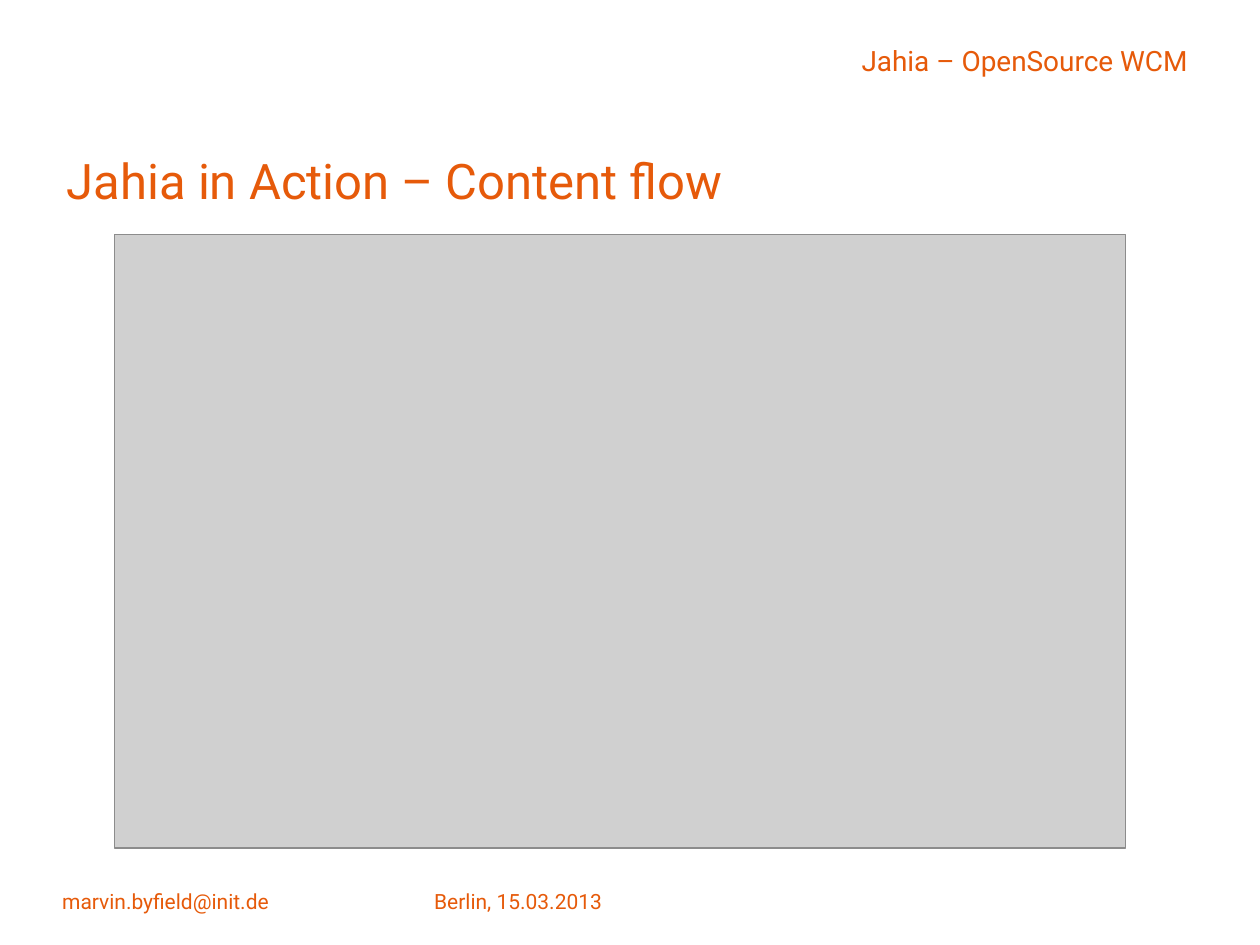
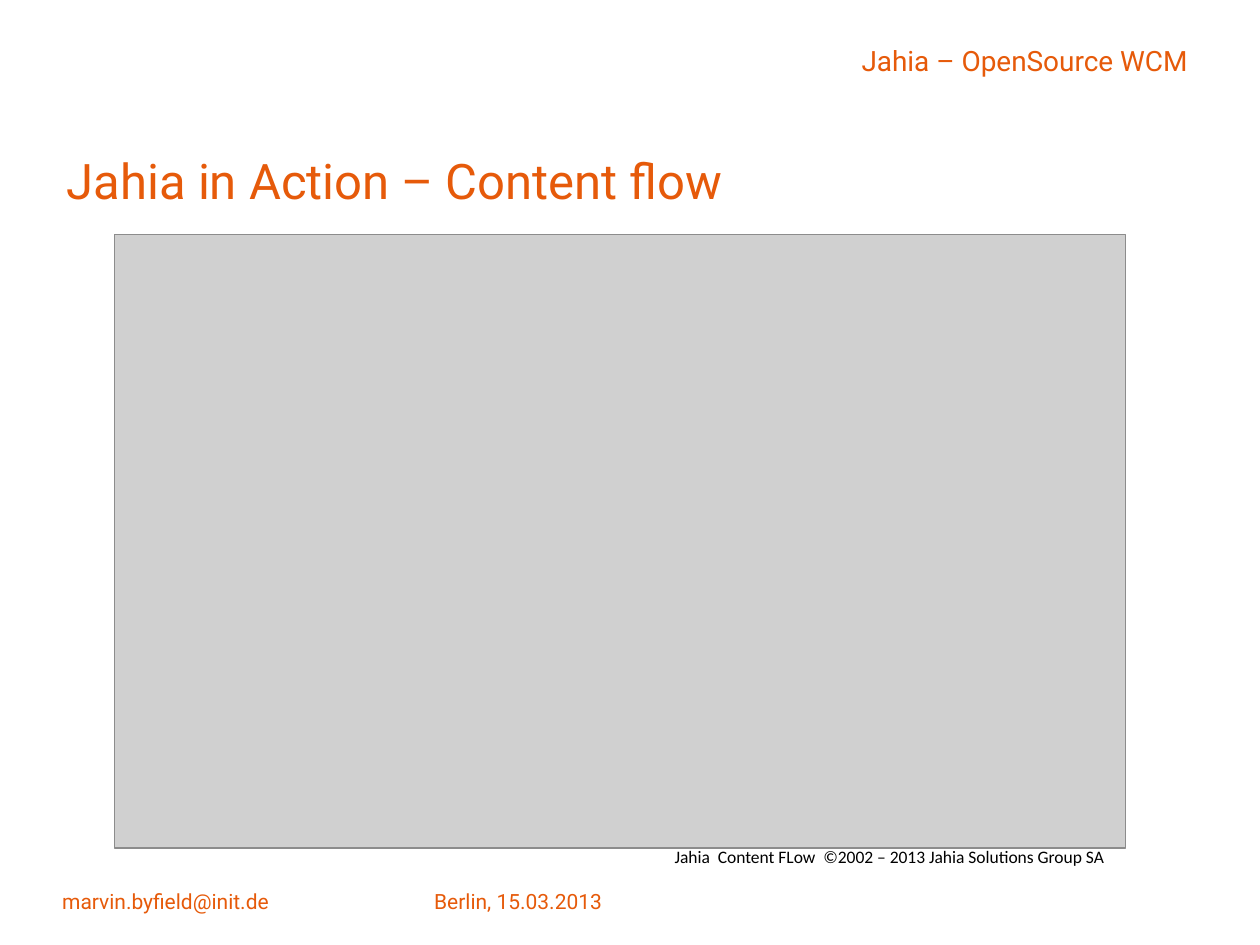
Before and after one commit to Malcolm-X/work, a slide deck: slide 52 of jahia_einführung.pptx (slide 45 before the commit). Drawn at 1260x945 pixels with LibreOffice and Linux fonts; fonts in the diff are those of the drawing; grey boxes stand for pictures; background and template pictures are left out. Boxes give left, top, right and bottom in pixels: in the first picture for what was removed or moved away, otherwise in the second. Text is boxed around its words. In the diff, an @@ line names an element or a change of style, - is before the commit and + after.

Commit message:
splitting presentation
Splitted Jahia Presentation in 2 parts

```diff
--- a/jahia_einführung.pptx
+++ b/jahia_einführung.pptx
@@ text added at (675,851,1104,866), 10 pt, text #000000 @@
+Jahia Content FLow ©2002 – 2013 Jahia Solutions Group SA
```
Also in this commit, not shown: 11 other slides changed, 12 slides added.
